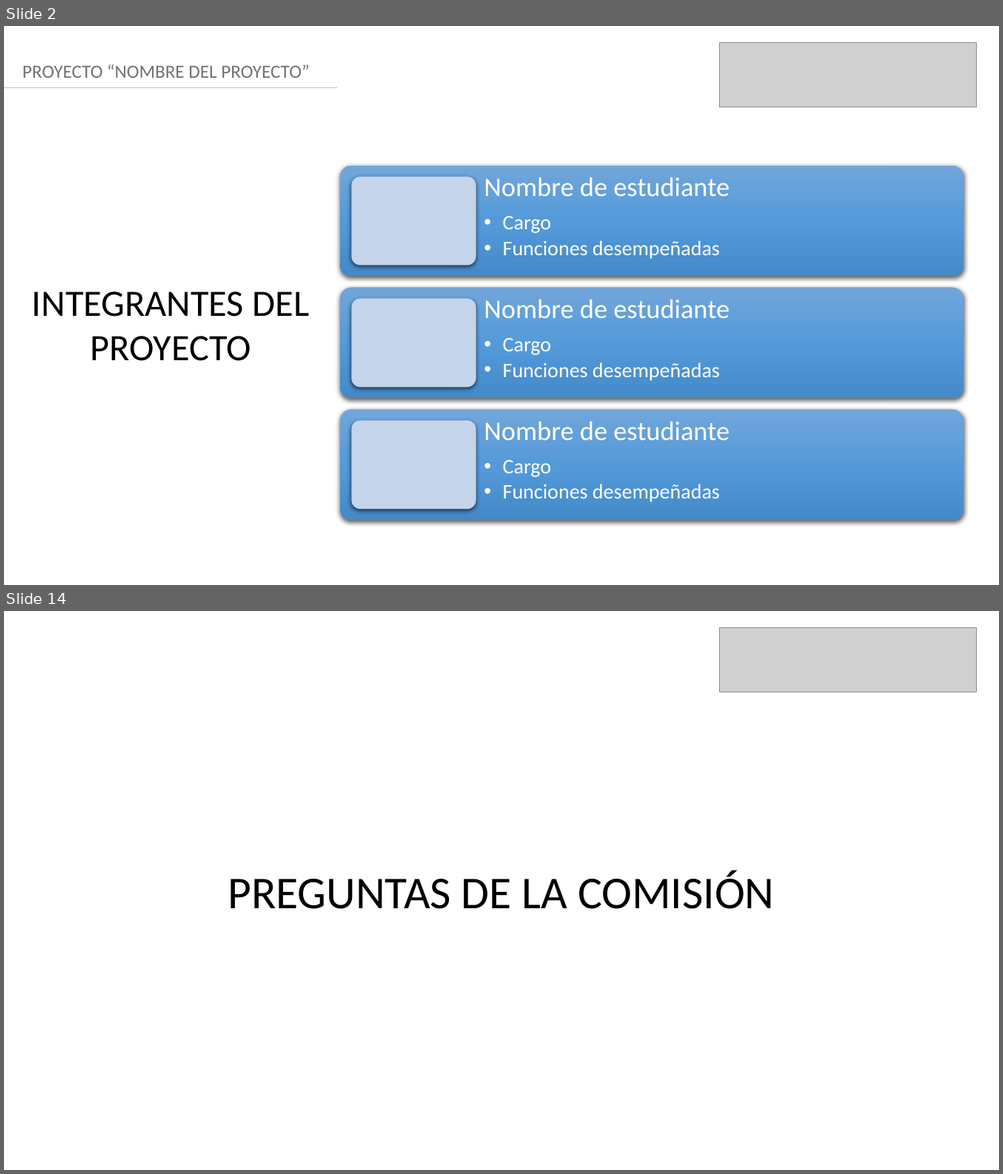
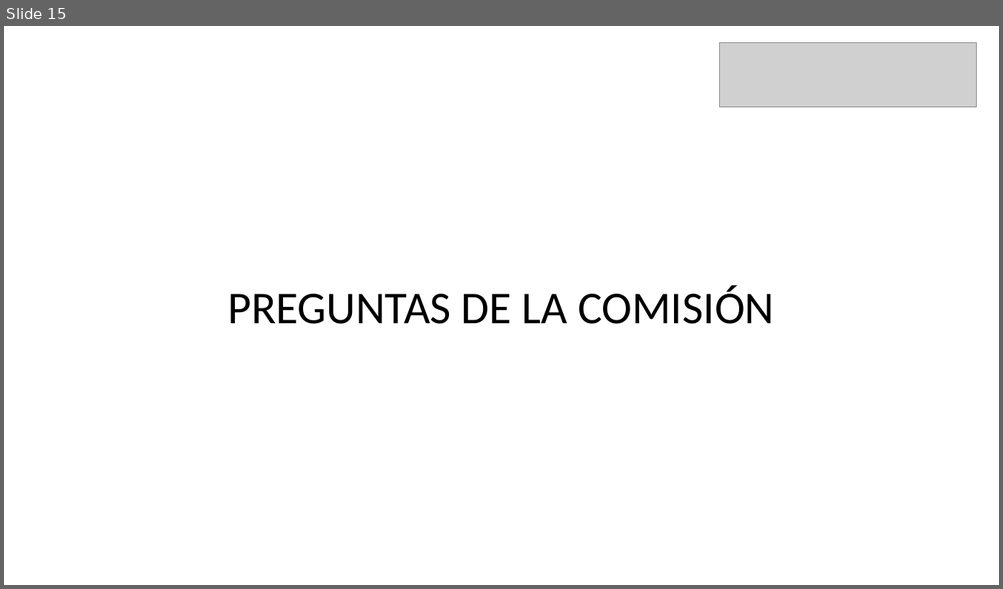
Before and after one commit to eypino/CatchAI, a slide deck: Fase 2/Evidencias Grupales/Formato Presentación final.pptx. Shown one above the other, each under a label of ours: slides 2 and 14 before the commit, slide 15 after it; the slides between them are not shown. The pictures are 1003x1174 and 1003x589 pixels, drawn with LibreOffice and Linux fonts; fonts in the diff are those of the drawing; grey boxes stand for pictures. Boxes give left, top, right and bottom in pixels: in the first picture for what was removed or moved away, otherwise in the second. Text is boxed around its words. In the diff, an @@ line names an element or a change of style, - is before the commit and + after.

```diff
--- a/Fase 2/Evidencias Grupales/Formato Presentación final.pptx
+++ b/Fase 2/Evidencias Grupales/Formato Presentación final.pptx
@@ slide 2 removed at [4, 26, 999, 585], background #FFFFFF @@
@@ picture removed at [720, 43, 976, 107] @@
@@ text removed at [22, 64, 309, 78] @@
-PROYECTO “NOMBRE DEL PROYECTO”
@@ line removed from (4, 88) to (338, 88) @@
@@ text removed at [32, 292, 309, 361] @@
-INTEGRANTES DEL PROYECTO
@@ group removed at [341, 166, 964, 520]: 6 rounded rectangles, 3 texts @@
-Nombre de estudiante
-  • Cargo
-  • Funciones desempeñadas
-Nombre de estudiante
-  • Cargo
-  • Funciones desempeñadas
-Nombre de estudiante
-  • Cargo
-  • Funciones desempeñadas
@@ what was slide 14 is now slide 15 @@
```
Also in this commit, not shown: 11 slides changed, 3 slides added, 1 other slide removed, 1 other file.
